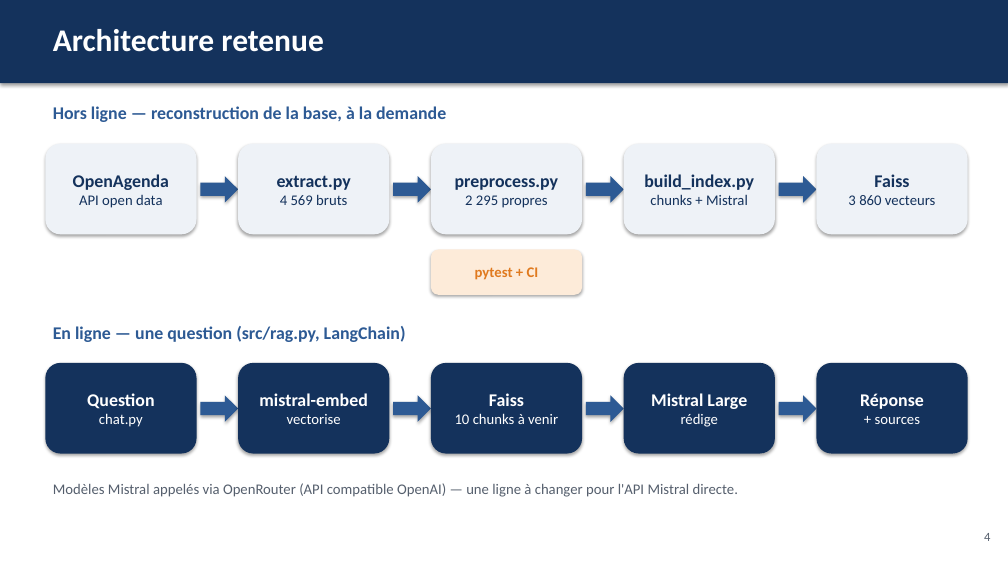
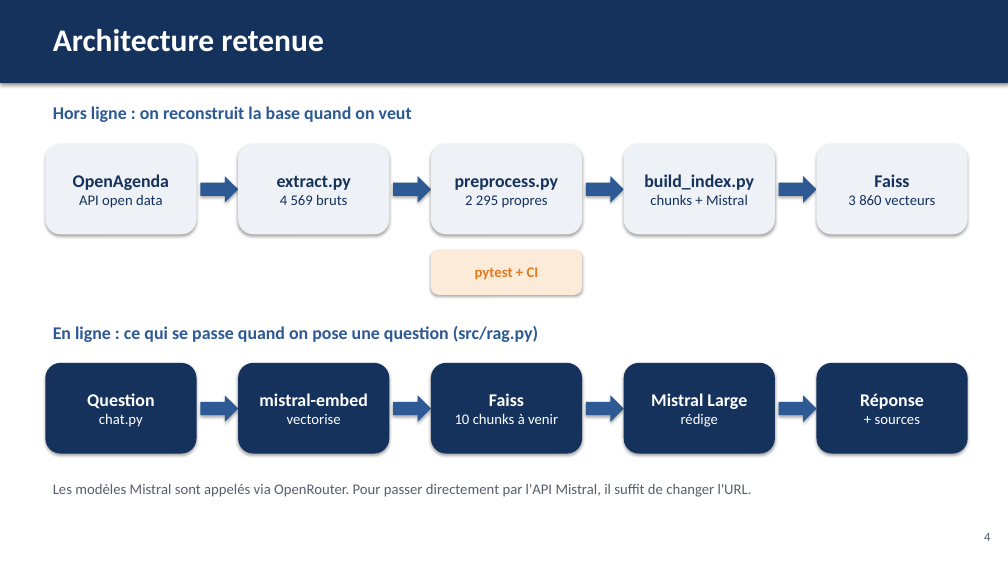
Before and after one commit to Matz-ai/concevoir-et-deployer-un-systeme-rag, a slide deck: slide 4 of livrables/presentation.pptx. Drawn at 1008x567 pixels with LibreOffice and Linux fonts; fonts in the diff are those of the drawing. Boxes give left, top, right and bottom in pixels: in the first picture for what was removed or moved away, otherwise in the second. Text is boxed around its words. In the diff, an @@ line names an element or a change of style, - is before the commit and + after.

```diff
--- a/livrables/presentation.pptx
+++ b/livrables/presentation.pptx
@@ text at <box>53,106,412,122</box>: text changed @@
-Hors ligne — reconstruction de la base, à la demande
+Hors ligne : on reconstruit la base quand on veut
@@ text at <box>53,326,538,342</box>: text changed @@
-En ligne — une question (src/rag.py, LangChain)
+En ligne : ce qui se passe quand on pose une question (src/rag.py)
@@ text at <box>53,484,752,497</box>: text changed @@
-Modèles Mistral appelés via OpenRouter (API compatible OpenAI) — une ligne à changer pour l'API Mistral directe.
+Les modèles Mistral sont appelés via OpenRouter. Pour passer directement par l'API Mistral, il suffit de changer l'URL.
```
Also in this commit, not shown: 11 other slides changed, 1 other file.
